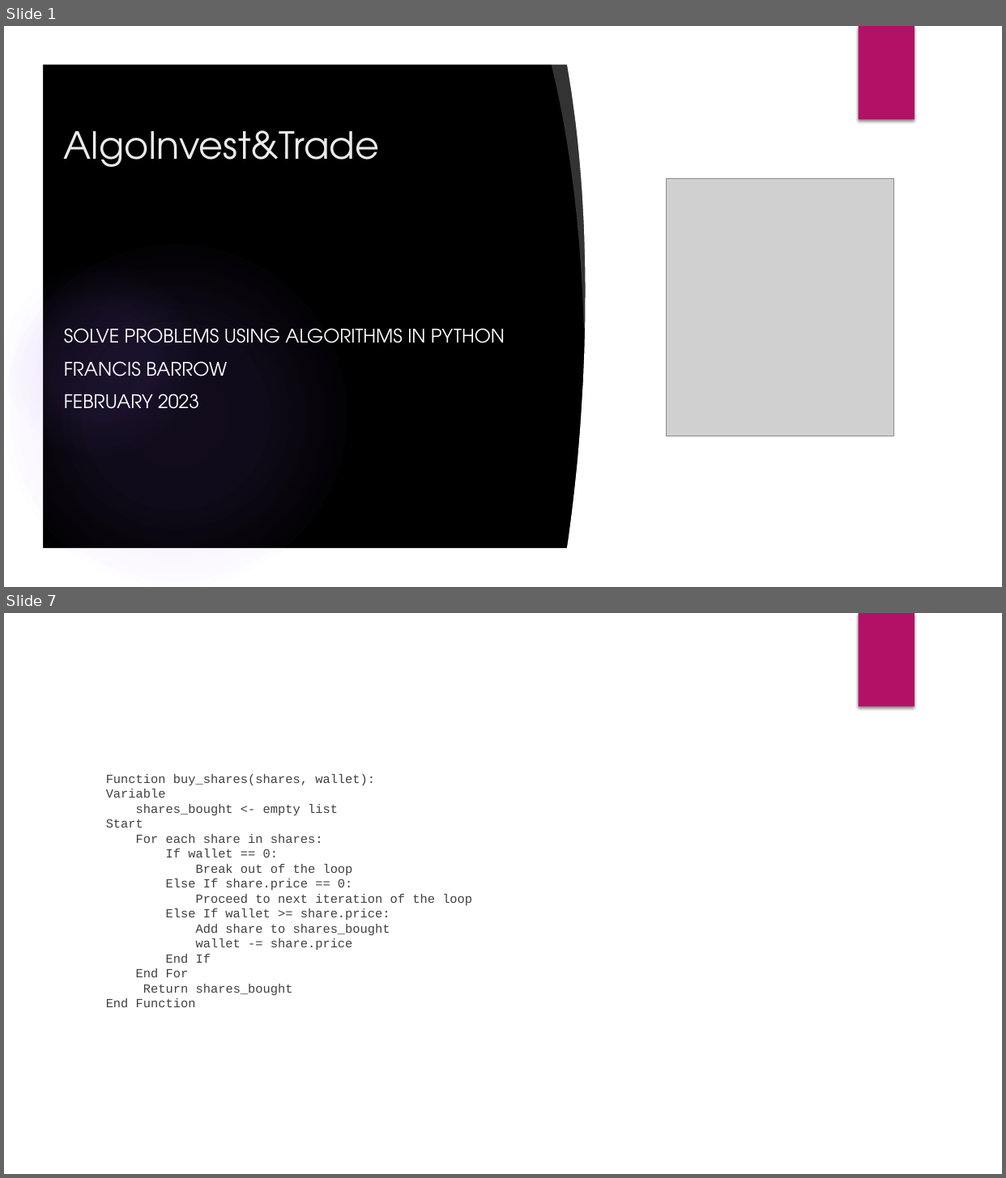
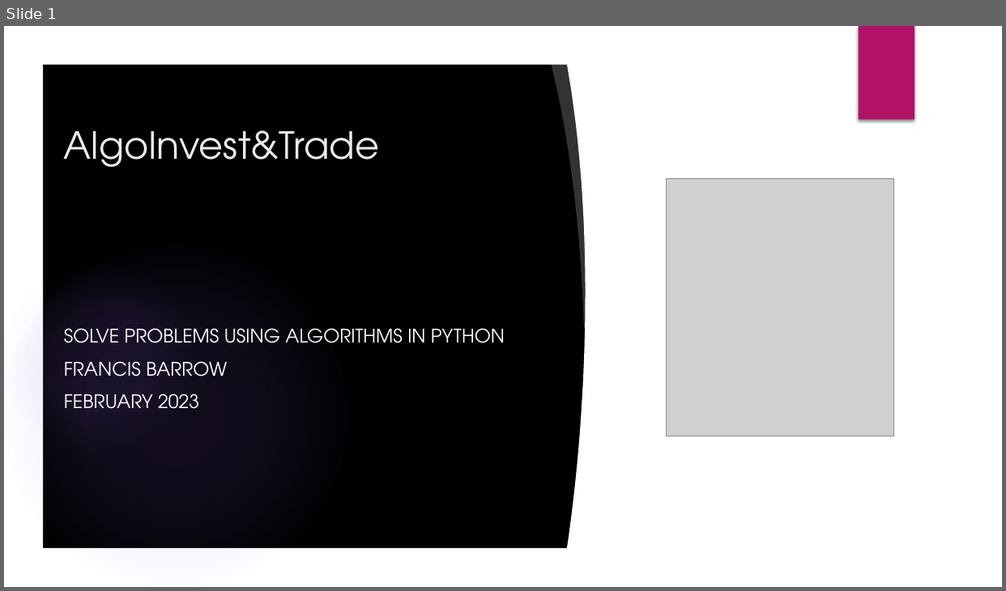
Before and after one commit to franfif/algoinvest-trade, a slide deck: Project7_Presentation.pptx. Shown one above the other, each under a label of ours: slides 1 and 7 before the commit, slide 1 after it; the slides between them are not shown. The pictures are 1006x1178 and 1006x591 pixels, drawn with LibreOffice and Linux fonts; fonts in the diff are those of the drawing; grey boxes stand for pictures; background and template pictures are left out. Boxes give left, top, right and bottom in pixels: in the first picture for what was removed or moved away, otherwise in the second. Text is boxed around its words. In the diff, an @@ line names an element or a change of style, - is before the commit and + after.

```diff
--- a/Project7_Presentation.pptx
+++ b/Project7_Presentation.pptx
@@ slide 7 removed at (4,613,1002,1174), background #FFFFFF @@
@@ rectangle removed at (859,613,914,707) @@
@@ text removed at (106,774,472,1007) @@
-Function buy_shares(shares, wallet):
-Variable
-shares_bought <- empty list
-Start
-For each share in shares:
-If wallet == 0:
-Break out of the loop
-Else If share.price == 0:
-Proceed to next iteration of the loop
-Else If wallet >= share.price:
-Add share to shares_bought
-wallet -= share.price
-End If
-End For
-Return shares_bought
-End Function
```
Also in this commit, not shown: 11 slides changed, 3 slides added, 2 other slides removed.
